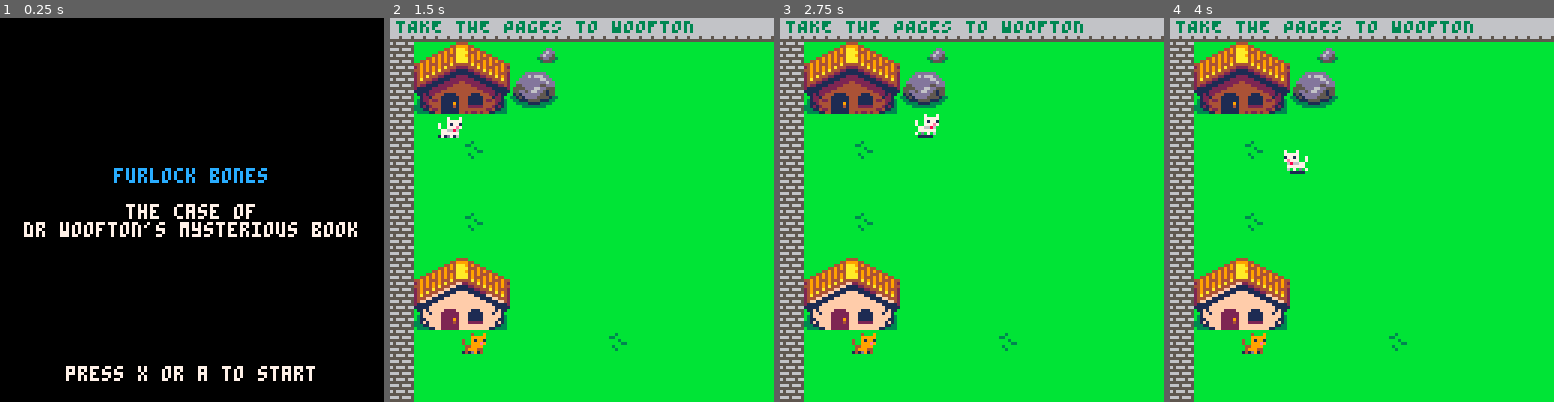
Above: before the commit, frames 1-4 (left to right).
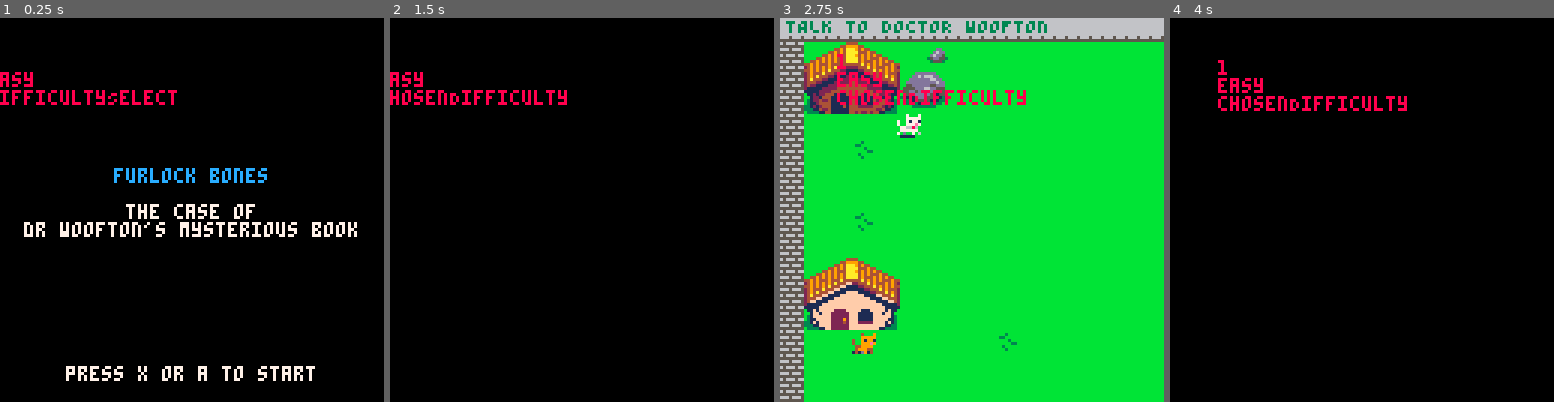
Above: after the commit, the same moments.

Repository: Mackeriah/FurlockBones-game
Game: PICO-8 cartridge furlock bones.p8
Two runs of this game, one before a commit and one after it. Both use one fixed random seed, a clock stepped at 60 frames per second and the inputs below.
Inputs:
- Up to frame 1 (0.25 s): no input
- Up to frame 2 (1.5 s): tap X (X key) at 0.33, 1.07 s; tap O (Z key) at 0.7 s
- Up to frame 3 (2.75 s): hold Right 1.6-2.1 s; tap O (Z key) at 1.7, 2.1, 2.5 s; tap X (X key) at 1.85 s; hold Up 2.15-2.42 s; hold Right from 2.47 s (still down)
- Up to frame 4 (4 s): tap O (Z key) at 2.9, 3.3, 3.7 s; tap X (X key) at 2.97 s; release Right at 3.03 s; hold Left 3.08-3.58 s; hold Down 3.63-3.97 s

The runs differ from the first frame. In frame 1, 0.9% of the frame differs, in the area x 0-47%, y 14-23%; in frame 2, 100%, in the area x 0-100%, y 0-100%; in frame 3, 2.3%; in frame 4, 100%.

Commit message:
working on menu
which includes difficulty select

Diff:
--- a/furlock bones.p8
+++ b/furlock bones.p8
@@ -32,7 +32,8 @@
 	init_objective()
 	lost_animals()
 	shakeAmount = 0
-	objective.current = "TAKE THE PAGES TO WOOFTON"	-- TESTING ONLY
+	wordgame.pagesCollected = true
+	--objective.current = "TAKE THE PAGES TO WOOFTON"	-- TESTING ONLY
 	--owlBookState = "going upstairs"
 	leaves = {} -- used to store leaves, obvs
 	pages = {}
@@ -74,7 +75,9 @@
 	cls()
 	if activeGame == false then draw_menu() else draw_game() end
 	-- player.x-20,player.y-20,8
-	--print(wordgame.pagesCollected,player.x-20,player.y-20,8)
+	print(wordgame.selectedDifficulty,player.x-20,player.y-20,8)
+	print(wordgame.chosenDifficulty)
+	print(wordgame.state)
 
 end
 
@@ -95,8 +98,11 @@
 		camera_x, camera_y = 0,0
 		camera(camera_x,camera_y) --0,0 as I draw wordgame in top left
 		wordgame_prepare_chosen_question()
-
-		if wordgame.state == "questionList" then
+		wordgame_difficulty_select()
+
+		if wordgame.state == "difficultySelect" then
+			wordgame_draw_difficulty_selection()
+		elseif wordgame.state == "questionList" then
 			wordgame_draw_questions()
 		elseif wordgame.state == "chosenQuestion" then
 			wordgame_draw_chosen_question_and_answers()
@@ -210,7 +216,7 @@
 					if (btnp(❎)) then conversation_state = "pages3" end
 
 				elseif conversation_state == "pages3" then
-					new_conversation({"well pieces of pages!","i wonder if owl normally","rips his books up..."})
+					new_conversation({"well, pieces of pages!","i wonder if owl normally","rips his books up..."})
 					if (btnp(❎)) then conversation_state = "pages4" end
 
 				elseif conversation_state == "pages4" then
@@ -218,7 +224,7 @@
 					if (btnp(❎)) then conversation_state = "pages5" end
 
 				elseif conversation_state == "pages5" then
-					new_conversation({"oh and by the way", "i have another favour to ask","when you have time."})
+					new_conversation({"oh and by the way", "i've another favour to ask","when you have time."})
 					if (btnp(❎)) then conversation_state = "none" end
 
 				end
@@ -401,16 +407,37 @@
 -- word game functions
 function init_wordgame()
 	wordgame = {} -- empty array to store multiple strings
+	wordgame.difficulty = {} -- stores the choice of difficulty
+	wordgame.chosenDifficulty = "easy"
 	wordgame.allQuestions = {} -- stores list of all questions	(1-4 currently)
 	wordgame.answered = {false, false, false, false} -- store when each question answered
 	wordgame.answers = {} -- empty array to store answer strings
 	wordgame.pagesCollected = false -- flag to check if player has collected all pages
 	wordgame.selectedQuestion = 1
+	wordgame.selectedDifficulty = 1
 	wordgame.selectedAnswer = 1
-	wordgame.state = "questionList" --[[ questionList, chosenQuestion, completed]]
+	wordgame.state = "difficultySelect" --[[ difficultySelect, questionList, chosenQuestion, completed]]
 	wordgame.displayed = false -- flag to check if displayed on screen or not
 	wordgame.completed = false
 	wordgame.correct = "empty"
+end
+
+function wordgame_difficulty_select()
+
+	wordgame.difficulty =
+		({"easy (unlimted wrong guesses)",
+		"medium (5 wrong guesses)",
+		"hard (no wrong guesses!)",})
+
+	if wordgame.state == "difficultySelect" then
+		if wordgame.selectedDifficulty == 1 then
+			wordgame.chosenDifficulty = "easy"
+		elseif wordgame.selectedDifficulty == 2 then
+			wordgame.chosenDifficulty = "medium"
+		elseif wordgame.selectedDifficulty == 3 then
+			wordgame.chosenDifficulty = "hard"
+		end
+	end
 end
 
 function wordgame_prepare_chosen_question()
@@ -463,6 +490,69 @@
 		wordgame.displayed = false
 		camera_x = tmp_camera_x -- return camera to previous position
 		camera_y = tmp_camera_y
+	end
+end
+
+function wordgame_draw_difficulty_selection()
+	rectfill(0, 0, 127, 127, 7) -- background colour
+	print_centered("pick a difficulty mate", 6, 3)
+	print_centered("UP,DOWN AND X TO SELECT", 120, 13)
+
+	-- let user pick a question and mark as answered
+	if (btnp(❎)) then
+		wordgame.state = "chosenDifficulty"
+	end
+
+	-- determine longest text
+	local maxTextWidth = 0
+	for i=1, #wordgame.difficulty do -- the # gets array length
+		if #wordgame.difficulty[i] > maxTextWidth then -- loop through array and find longest text element
+			maxTextWidth = #wordgame.difficulty[i] -- set max width to longest element so box wide enough
+		end
+	end
+
+	-- question text box horizontal location
+	local textbox_xx = camera_x + 64 - maxTextWidth *2 -1 -- -1 for border and centred
+	-- question text box vertical location
+	local textbox_yy = camera_y + 22 -- first question starts here
+	local textbox_width2 = textbox_xx+(maxTextWidth*4)  -- *4 to account for character width
+	local textbox_height2 = textbox_yy + 6 -- *6 for character height
+
+	-- loop through questions, create box for each and add text
+	for i=1, #wordgame.difficulty do
+		local txt = wordgame.difficulty[i]
+		local tx = camera_x + 64 - #txt * 2 -- centre text based on length of string txt
+		local ty = textbox_yy - 5 +(i*14) -- padding for top of box but as loop starts at 1 we subtract 5
+
+		-- selected question outer border
+		if wordgame.selectedDifficulty == i then rectfill(tx-4,ty-4,tx+#txt*4+2,ty+6+2,8) end
+
+		-- inner question box
+		if wordgame.answered[i] == true then
+			rectfill(tx-2,ty-2,tx+#txt*4,ty+6,11) -- colour box green if already answered
+		else
+			rectfill(tx-2,ty-2,tx+#txt*4,ty+6,12)
+		end
+		print(txt, tx, ty, 0) -- display question text
+	end
+
+	-- use up and down to select a question unless already correctly answered
+	if (btnp(3)) then -- 3 is down button and loop back to top
+		if wordgame.selectedDifficulty > #wordgame.difficulty-1 then
+			wordgame.selectedDifficulty = 1
+		else wordgame.selectedDifficulty += 1 end
+	end
+	if (btnp(2)) then -- 2 is up button and loop back to bottom
+		if wordgame.selectedDifficulty == 1 then
+			wordgame.selectedDifficulty = #wordgame.difficulty
+		else wordgame.selectedDifficulty -= 1 end
+	end
+
+	if wordgame.answered[1] == true
+		and wordgame.answered[2] == true
+		and wordgame.answered[3] == true
+		and wordgame.answered[4] == true then
+			wordgame.completed = true
 	end
 end
 
